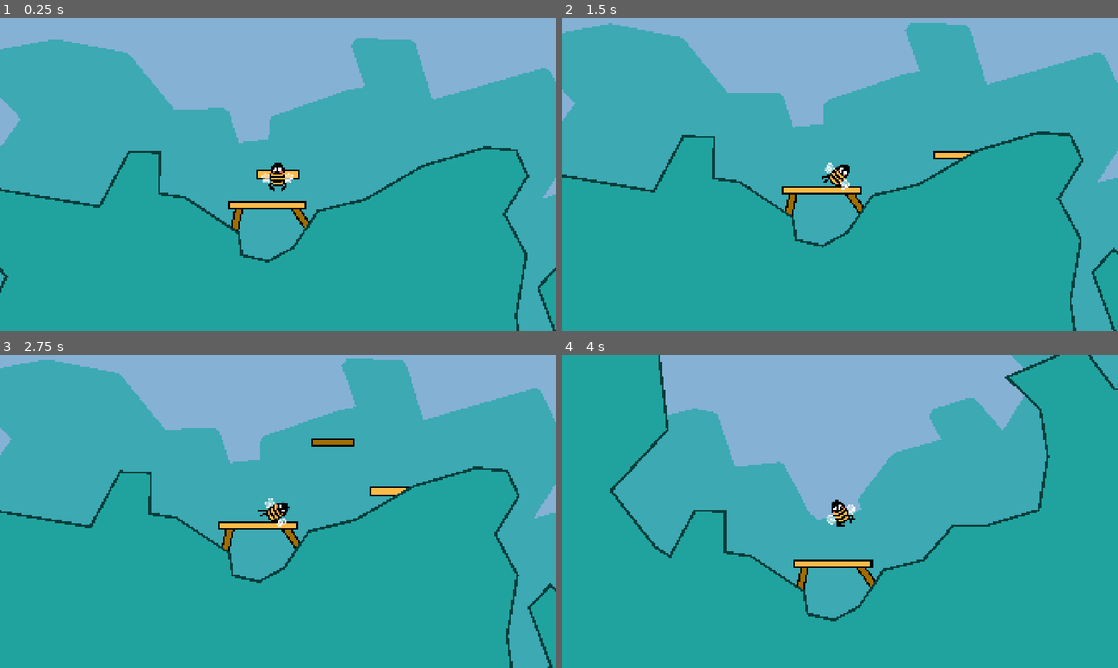
Above: before the commit, frames 1-4 (two rows, left to right).
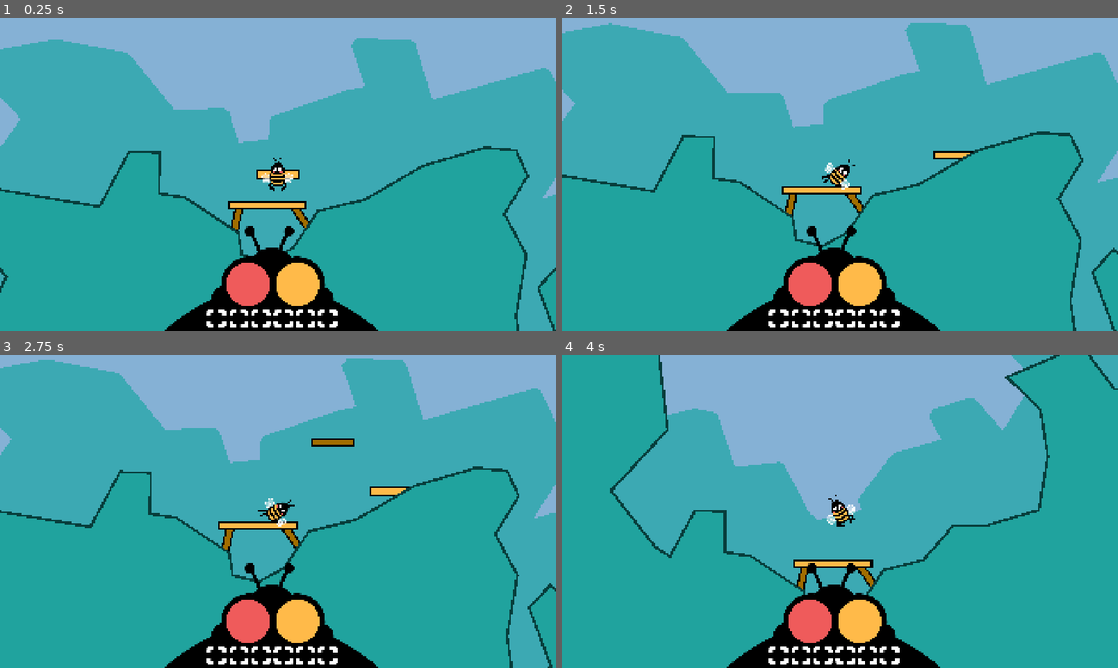
Above: after the commit, the same moments.

Repository: anttihaavikko/slumgum-waggle-dance
Game: Godot game, scene res://Scenes/main.tscn
Same seed, same stepped clock (60 frames per second), same inputs: the game is played once before the commit and once after it.
Inputs (mouse positions are in pixels of both pictures, inside the frame that each line leads up to):
- Up to frame 1 (0.25 s): no input
- Up to frame 2 (1.5 s): tap Enter at 0.5 s; move the mouse to (962, 158) at 0.52 s; hold D (right) 0.53-1.28 s; click (962, 158) at 0.6 s; move the mouse to (728, 190) at 1.27 s; hold S (brake) from 1.28 s (still down); tap 1 (slot_1) at 1.35 s
- Up to frame 3 (2.75 s): move the mouse to (333, 442) at 2.02 s; release S (brake) at 2.03 s; hold D (right) from 2.03 s (still down); tap 2 (slot_2) at 2.1 s
- Up to frame 4 (4 s): move the mouse to (812, 574) at 2.77 s; release D (right) at 2.78 s; hold W (accelerate) 2.78-3.53 s; tap R at 2.85 s; move the mouse to (1006, 558) at 3.52 s; hold A (left) from 3.53 s (still down); hold Shift from 3.53 s (still down)

The runs differ from the first frame. In frame 1, 5.9% of the frame differs, in the area x 29-68%, y 44-100%; in frame 2, 5.9%; in frame 3, 5.9%, in the area x 29-68%, y 46-100%; in frame 4, 5.9%.

Commit message:
Add hud frame

Diff:
--- a/Scenes/main.tscn
+++ b/Scenes/main.tscn
@@ -8,9 +8,13 @@
 [ext_resource type="Script" uid="uid://d21tebxx08yd3" path="res://_Starter/Scripts/limb_live.gd" id="6_6bp64"]
 [ext_resource type="PackedScene" uid="uid://dxxgw2udie8rg" path="res://_Starter/Scenes/face.tscn" id="7_344ge"]
 [ext_resource type="Texture2D" uid="uid://mhlcnjododb8" path="res://Sprites/wing.png" id="7_ynf5e"]
+[ext_resource type="Texture2D" uid="uid://bvmu61ruffpjm" path="res://Sprites/feeler.png" id="9_6iyac"]
 [ext_resource type="PackedScene" uid="uid://d1kmkyvijt4sh" path="res://Scenes/platform.tscn" id="9_ynf5e"]
 [ext_resource type="PackedScene" uid="uid://dq36w8r4o0c4s" path="res://Scenes/support.tscn" id="10_hptm8"]
 [ext_resource type="Script" uid="uid://c1y4mjr0cxq7s" path="res://Scripts/island.gd" id="11_d1ilt"]
+[ext_resource type="Texture2D" uid="uid://sotoeyspthkx" path="res://Sprites/hud-frame.png" id="13_fdnlq"]
+[ext_resource type="Texture2D" uid="uid://cijvrkcbnjaal" path="res://_Starter/Sprites/circle.png" id="14_jkdf5"]
+[ext_resource type="Texture2D" uid="uid://cnwp67b5haw7c" path="res://_Starter/Sprites/fullscreen.png" id="15_wsu2k"]
 
 [sub_resource type="Animation" id="Animation_ynf5e"]
 length = 0.001
@@ -266,6 +270,15 @@
 [node name="Body Sprite" type="Sprite2D" parent="Bee/Body" unique_id=734084277]
 texture = ExtResource("1_jjgbg")
 
+[node name="Feeler Right" type="Sprite2D" parent="Bee/Body/Body Sprite" unique_id=486068211]
+position = Vector2(25, -153)
+texture = ExtResource("9_6iyac")
+
+[node name="Feeler Left" type="Sprite2D" parent="Bee/Body/Body Sprite" unique_id=534534028]
+position = Vector2(-34, -153)
+texture = ExtResource("9_6iyac")
+flip_h = true
+
 [node name="CollisionPolygon2D" type="CollisionPolygon2D" parent="Bee/Body" unique_id=1004588807]
 polygon = PackedVector2Array(-3, -136, 35, -129, 66, -84, 83, 13, 74, 87, 41, 127, 8, 139, -20, 138, -59, 114, -77, 85, -86, 11, -67, -90, -35, -130)
 
@@ -353,3 +366,100 @@
 position = Vector2(12, 1113)
 offset = Vector2(-12, -1113)
 polygon = PackedVector2Array(318, 2, 600, -417, 1143, -552, 1814, -939, 2519, -1146, 2882, -1116, 3017, -825, 2747, -38 …(339 unchanged characters)…
+
+[node name="HUD" type="CanvasLayer" parent="." unique_id=1935048811]
+
+[node name="Frame" type="TextureRect" parent="HUD" unique_id=940088816]
+anchors_preset = 7
+anchor_left = 0.5
+anchor_top = 1.0
+anchor_right = 0.5
+anchor_bottom = 1.0
+offset_left = -400.0
+offset_top = -362.0
+offset_right = 357.83862
+offset_bottom = 7.0
+grow_horizontal = 2
+grow_vertical = 0
+texture = ExtResource("13_fdnlq")
+expand_mode = 3
+stretch_mode = 5
+
+[node name="Health" type="TextureRect" parent="HUD/Frame" unique_id=989467637]
+self_modulate = Color(0.9372549, 0.35686275, 0.35686275, 1)
+layout_mode = 0
+offset_left = 216.1568
+offset_top = 126.0
+offset_right = 377.1568
+offset_bottom = 276.0
+texture = ExtResource("14_jkdf5")
+expand_mode = 2
+stretch_mode = 5
+
+[node name="Energy" type="TextureRect" parent="HUD/Frame" unique_id=785847835]
+self_modulate = Color(1, 0.7294118, 0.28627452, 1)
+layout_mode = 0
+offset_left = 387.1568
+offset_top = 126.0
+offset_right = 548.1568
+offset_bottom = 276.0
+texture = ExtResource("14_jkdf5")
+expand_mode = 2
+stretch_mode = 5
+
+[node name="Bar" type="HBoxContainer" parent="HUD/Frame" unique_id=34212200]
+layout_mode = 1
+anchors_preset = 12
+anchor_top = 1.0
+anchor_right = 1.0
+anchor_bottom = 1.0
+offset_left = -205.0
+offset_top = -81.0
+offset_right = 208.16132
+offset_bottom = -16.0
+grow_horizontal = 2
+grow_vertical = 0
+theme_override_constants/separation = 10
+alignment = 1
+
+[node name="Slot" type="TextureRect" parent="HUD/Frame/Bar" unique_id=1312791080]
+custom_minimum_size = Vector2(60, 0)
+layout_mode = 2
+texture = ExtResource("15_wsu2k")
+expand_mode = 3
+stretch_mode = 5
+
+[node name="Slot2" type="TextureRect" parent="HUD/Frame/Bar" unique_id=1346454842]
+custom_minimum_size = Vector2(60, 0)
+layout_mode = 2
+texture = ExtResource("15_wsu2k")
+expand_mode = 3
+stretch_mode = 5
+
+[node name="Slot3" type="TextureRect" parent="HUD/Frame/Bar" unique_id=2072148973]
+custom_minimum_size = Vector2(60, 0)
+layout_mode = 2
+texture = ExtResource("15_wsu2k")
+expand_mode = 3
+stretch_mode = 5
+
+[node name="Slot4" type="TextureRect" parent="HUD/Frame/Bar" unique_id=279243576]
+custom_minimum_size = Vector2(60, 0)
+layout_mode = 2
+texture = ExtResource("15_wsu2k")
+expand_mode = 3
+stretch_mode = 5
+
+[node name="Slot5" type="TextureRect" parent="HUD/Frame/Bar" unique_id=1549222314]
+custom_minimum_size = Vector2(60, 0)
+layout_mode = 2
+texture = ExtResource("15_wsu2k")
+expand_mode = 3
+stretch_mode = 5
+
+[node name="Slot6" type="TextureRect" parent="HUD/Frame/Bar" unique_id=786957931]
+custom_minimum_size = Vector2(60, 0)
+layout_mode = 2
+texture = ExtResource("15_wsu2k")
+expand_mode = 3
+stretch_mode = 5
Binary file added: Sprites/feeler.png
Not shown, added: Sprites/feeler.png.import
Binary file added: Sprites/hud-frame.png
Not shown, added: Sprites/hud-frame.png.import
Not shown, changed: Misc/art.afdesign
Not shown, changed: Misc/art.afdesign~lock~
